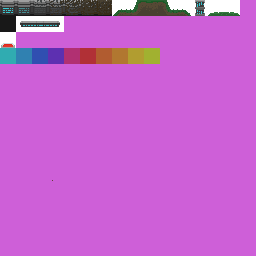
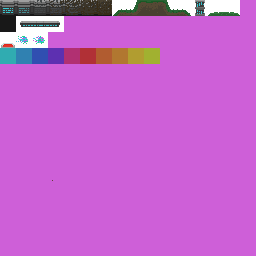
The second w=256, h=256 image is a revision of the first. Changes to its layers:
renamed "Layer 9(pasted)" to "Layer 10(pasted)", painted on it over [16, 32, 48, 48]
painted on "Layer 1" over [16, 32, 48, 48]
